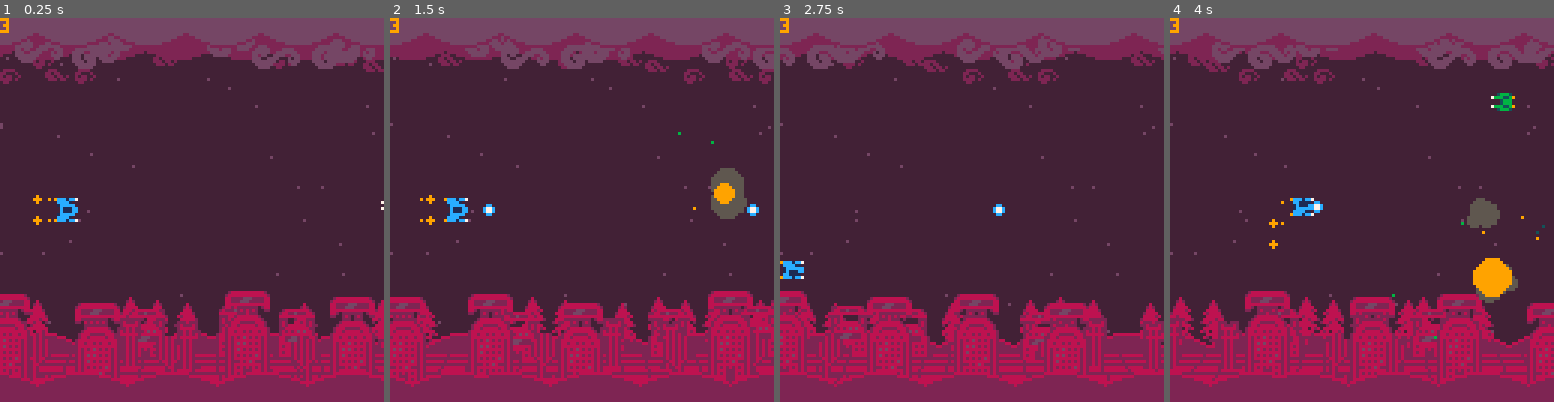
Above: before the commit, frames 1-4 (left to right).
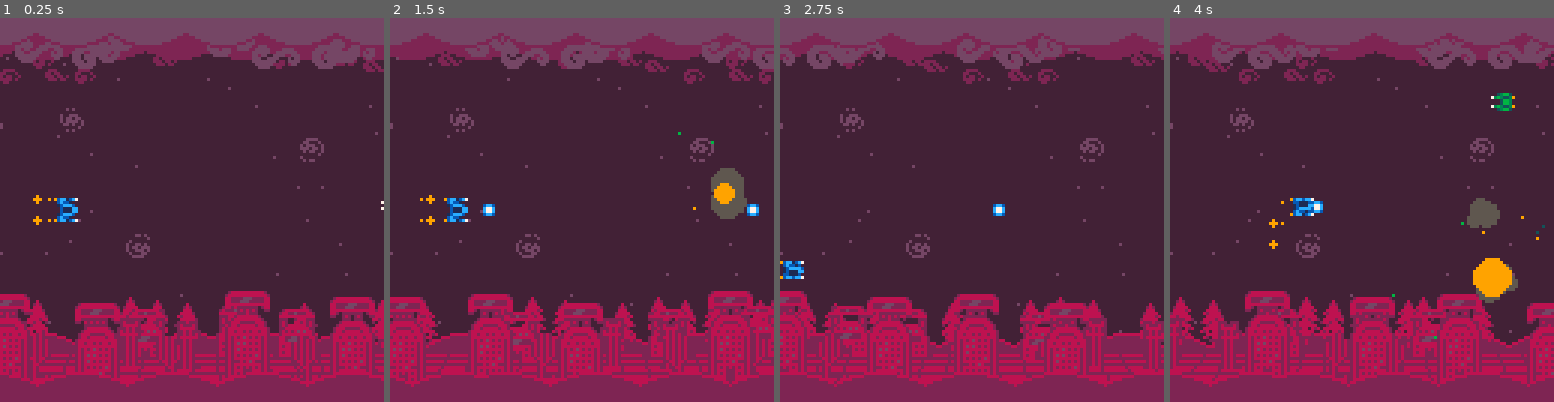
Above: after the commit, the same moments.

Repository: Sarah-Duck/toxic-invaders
Game: PICO-8 cartridge pico-bhell.p8
The game is run twice, just before and just after one commit, with the same random seed, the same clock (stepped at 60 frames per second) and the same inputs.
Inputs:
- Up to frame 1 (0.25 s): no input
- Up to frame 2 (1.5 s): tap O (Z key) at 0.33, 0.7, 1.43 s
- Up to frame 3 (2.75 s): hold Left 1.97-2.37 s; tap O (Z key) at 2.22 s; hold Down from 2.42 s (still down)
- Up to frame 4 (4 s): release Down at 2.82 s; hold Right 2.87-3.53 s; tap O (Z key) at 3.1, 3.98 s; hold Up from 3.58 s (still down)

The runs differ from the first frame. In frame 1, 0.7% of the frame differs, in the area x 0-99%, y 0-68%; in frame 2, 0.9%; in frame 3, 1.0%; in frame 4, 1.0%, in the area x 0-98%, y 0-83%.

Commit message:
added menu text and updated sprites
oops worked on it while chris played dark souls

galaxies!!!

Diff:
--- a/background.lua
+++ b/background.lua
@@ -43,8 +43,13 @@
 
     --stars
     for i = 1, 64, 1 do
-        pset(((-t()+i*4.3824)*(i/32))%128, sin(i*0.536382)*64+64, 4)
+        pset((((-t()*0.1)+i*4.3824)*(i/32))%128, sin(i*0.536382)*64+64, 4)
     end
+
+    --galaxies
+    spr(254, 100, 40, 1, 1)
+    spr(239, 20, 30, 1, 1)
+    spr(254, 42, 72, 1, 1, true, true)
 
     --ringed planet
     palt(0,false)
--- a/draw.lua
+++ b/draw.lua
@@ -1,5 +1,5 @@
---background pallete replacement
-pal(15,132,1)
+--pallete replacement
+pal(15,140,1)
 pal(14,3,1)
 pal(13,133,1)
 pal(11,139,1)
@@ -13,12 +13,14 @@
 
 drawbg()
 drawobjs()
---print(#obj)
+-- print(#obj)
+
 function drawlogo(x,y)
     --default values
-    x = x or 24
-    y = y or 18
-    --this is a horrible way to draw the logo, but I'm doing it anyways.
+    -- x = 24
+    -- y = 26
+
+    --this is a horrible way to draw the logo, but I'm doing it anyways. x3
     -- muahahahahahahaha!!!!!!
     sspr(0,24,16,8,x-1,y+2,32,16) --to
     sspr(16,24,8,8,x+53,y+2,16,16) --ic
@@ -53,3 +55,41 @@
     print(text, x+10, y+20, 11)
     clip()
 end
+
+function mainmenutext(x,y)
+    -- default values
+    -- x = 24
+    -- y = 62
+
+    spr(17,x+2,y+4,1,1) --blue ship
+    spr(33,x+2,y+16,1,1) --orange ship
+    print("(A) - Lone Wolf", x+15,y+7,5)
+    print("(A) - Lone Wolf", x+15,y+6,6)
+    print("(B) - Companion", x+15,y+18,5)
+    print("(B) - Companion", x+15,y+17,6)
+end
+
+function credits(x,y)
+    -- default vaues
+    -- x = 10
+    -- y = 100
+
+    palt(2,true)
+    palt(0,false)
+    spr(53,x-5,y+6,1,1) --duck
+    pset(x+3,y+10,13) --extra dot for glasses
+    spr(54,x+104,y+6,1,1) --bot
+    palt(2,false)
+    palt(0,true)
+    print("1029chris   ribboncable", x+9,y+6,0)
+    print("1029chris   ribboncable", x+9,y+5,9)
+    print("code/tunes   art/sounds", x+8,y+13,0)
+    print("code/tunes   art/sounds", x+8,y+12,9)
+    print("made in vancouver - 2022", x+6,y+22,0)
+    print("made in vancouver - 2022", x+6,y+21,4)
+end
+
+
+-- drawlogo(24,26)
+-- mainmenutext(24,62)
+-- credits(10,100)
--- a/pico-bhell.p8
+++ b/pico-bhell.p8
@@ -150,7 +150,7 @@
 
 
 __gff__
-0000000000000000000000000000000000000000000000000000000000000000000000000000000000000000000000000000000000000000000000000000000000000000000000000000000000000000000000000000000000000000000000000000000000000000000000000000000000000000000000000000000000000000
+0040000000000000000000000000000000000000000000000000000000000000000000000000000000000000000000000000000000000000000000000000000000000000000000000000000000000000000000000000000000000000000000000000000000000000000000000000000000000000000000000000000000000000
 0000000000000000000000000000000000000000000000000000000000000000000000000000000000000000000000000000000000000000000000000000000000000000000001000000000000000000000000000000000000000000000000010000000000000000000000010000000100000000000000000000000001000101
 
 
--- a/players.lua
+++ b/players.lua
@@ -20,7 +20,8 @@
     player.shoot3 = false
 
     function player.draw(player)
-        print(player.health)
+        -- print(player.health)
+
         --draw a different sprite when moving, and blink when hurt
         if player.inv < 0 or ceil(player.inv*10%2) == 1 then
             if (player.ymov == 0) then
Not shown, changed: 54 lines of the sprite sheet (__gfx__) section of pico-bhell.p8
Not shown, changed: SKETCHES/manual_sketch.kra
Not shown, changed: SKETCHES/manual_sketch.kra~
